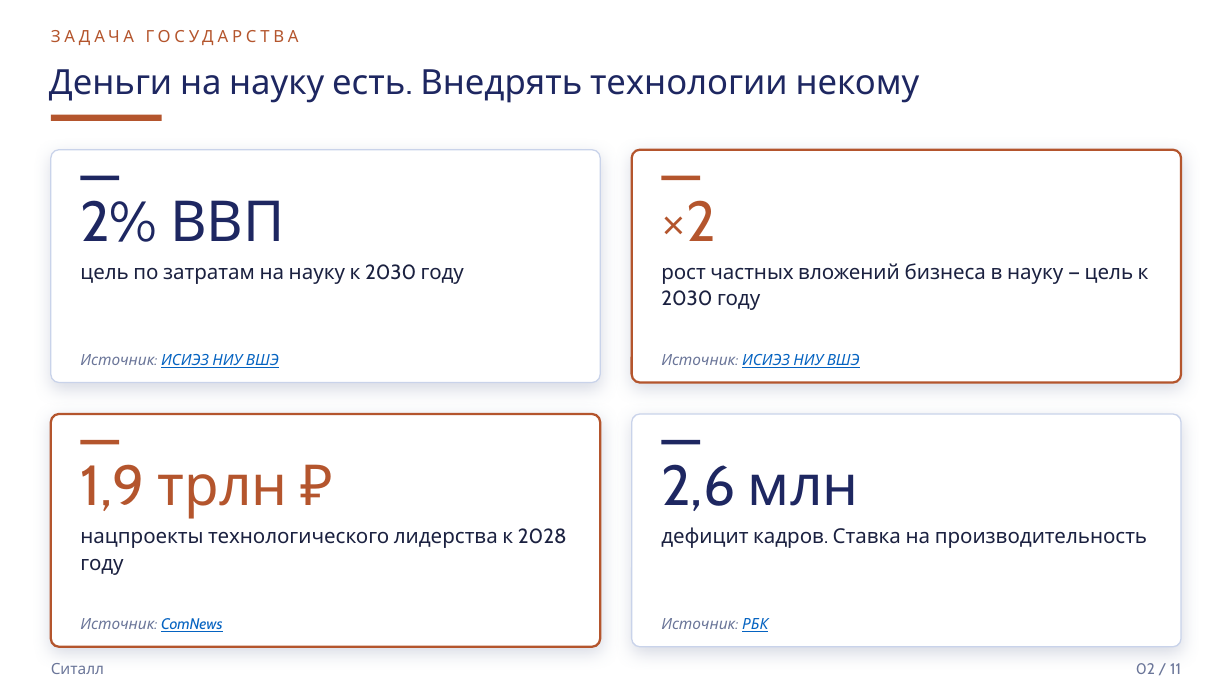
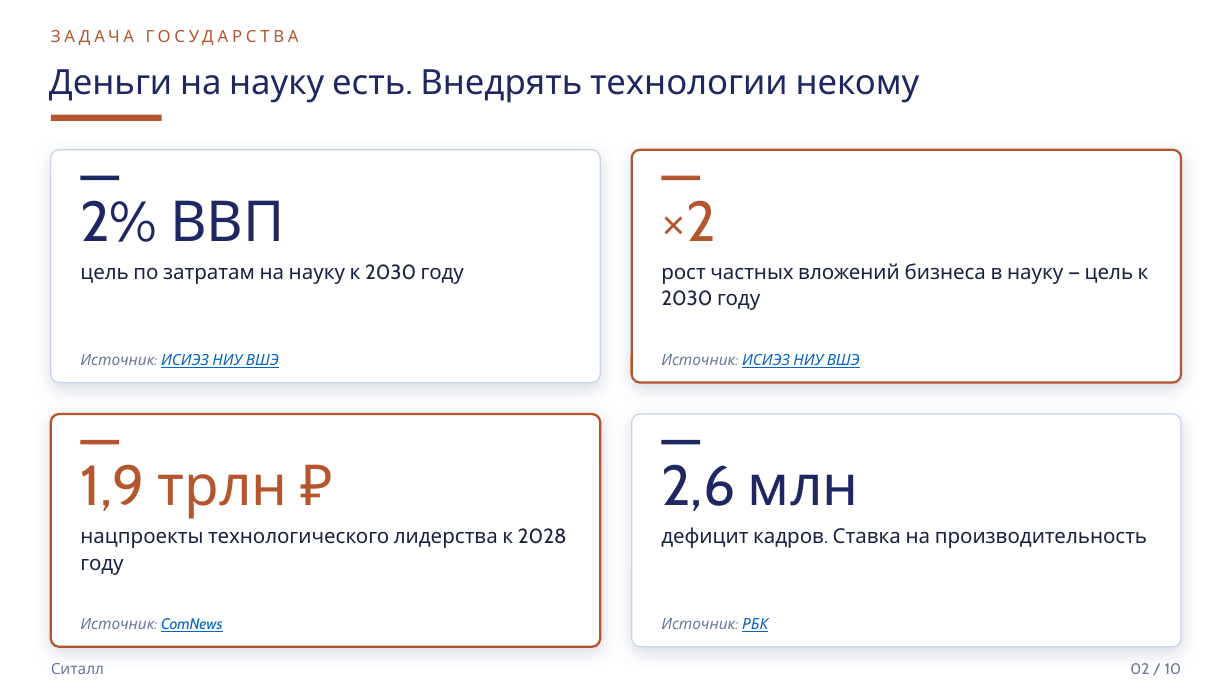
Before and after one commit to mrflxxxme/techmost-scout, a slide deck: slide 2 of marketing/partners/sitall-deck-ploshadka.pptx. Drawn at 1232x693 pixels with LibreOffice and Linux fonts; fonts in the diff are those of the drawing. Boxes give left, top, right and bottom in pixels: in the first picture for what was removed or moved away, otherwise in the second. Text is boxed around its words. In the diff, an @@ line names an element or a change of style, - is before the commit and + after.

```diff
--- a/marketing/partners/sitall-deck-ploshadka.pptx
+++ b/marketing/partners/sitall-deck-ploshadka.pptx
@@ text at bbox=[1130, 663, 1181, 674]: text changed @@
-02 / 11
+02 / 10
```
Also in this commit, not shown: 6 other slides changed, 2 slides added, 3 slides removed, 5 other files.
